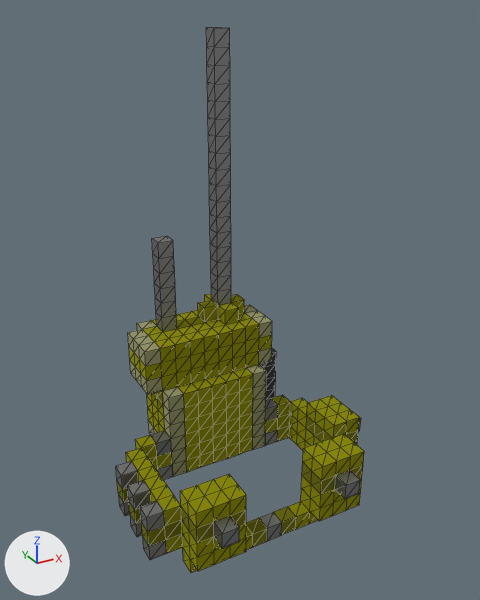
Two versions of the glTF model public/b-b0-customizer/models/accessories_clothes_radio.glb, one commit apart.
Both versions are drawn from a 50 mm camera at (-17.1, -30.0, 35.0) aimed at (0.0, 1.2, 19.4). The axes (+X, +Y, +Z) are drawn at lower left. The lights are the same throughout. The picture after the commit comes second. Mesh edges are drawn as thin lines.

Script lines for the objects in view, before the commit:
```python
ob_model_0 = bpy.data.objects.new('model_0', me_mesh_0_044)
ob_model_0.location = (-1.0, 0.0, 20.0)
ob_model_0_001 = bpy.data.objects.new('model_0.001', me_mesh_0_045)
ob_model_0_001.location = (-1.0, 0.0, 20.0)
```
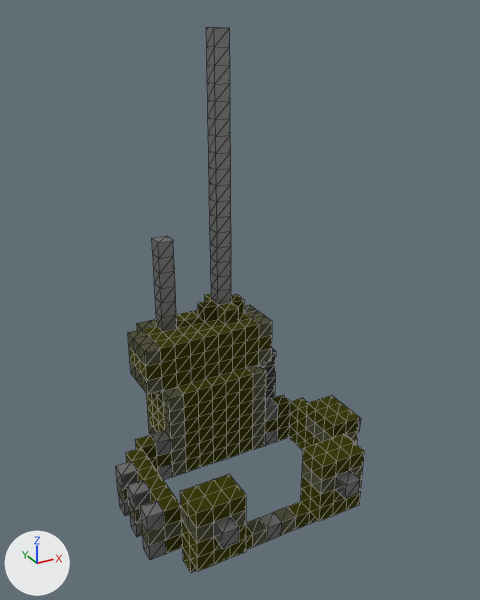
What the commit changed:
Material 'bb0 radio backpack.vox Material 131.001' (mat_bb0_radio_backpack_vox_material_131_001) changes colour from beige #aaaa7c to dark yellow #5d5d44; in linear values from (0.4, 0.4, 0.2) to (0.109, 0.109, 0.057).
Material 'bb0 radio backpack.vox Material 132.001' (mat_bb0_radio_backpack_vox_material_132_001) changes colour from yellow #aaaa00 to dark yellow #4d4d00; in linear values from (0.4, 0.4, 0.0) to (0.0738, 0.0738, 0.0).
Material 'bb0 utility vest.vox Material 132' (mat_bb0_utility_vest_vox_material_132) changes colour from yellow #aaaa00 to dark yellow #4d4d00; in linear values from (0.4, 0.4, 0.0) to (0.0738, 0.0738, 0.0).

Location of each change, [x1, y1, x2, y2] in pixels of the pictures (480 x 600 px):
'model_0.001', recoloured: [128, 292, 275, 477] in both
'model_0', recoloured (yellow to dark yellow): [117, 395, 364, 572] in both
